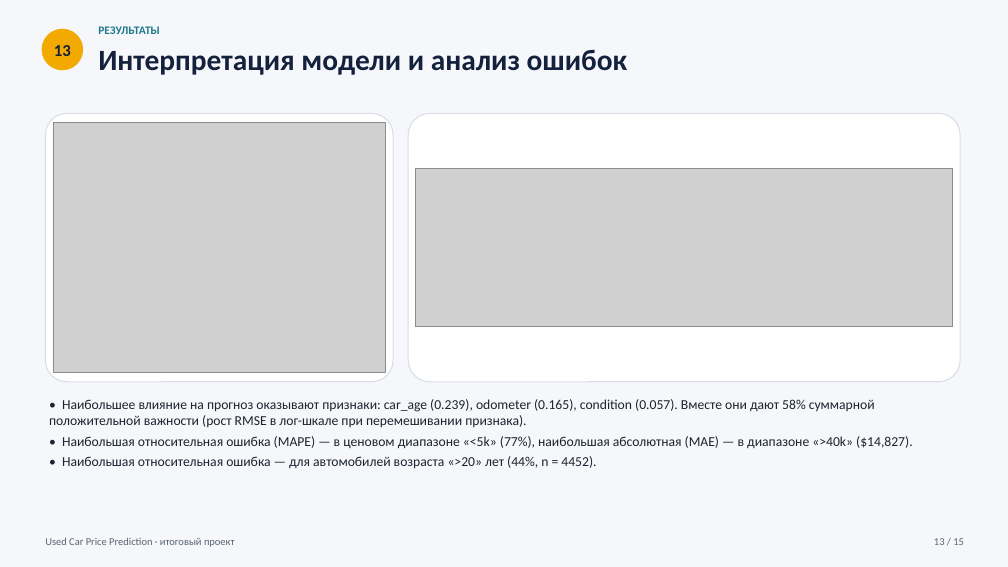
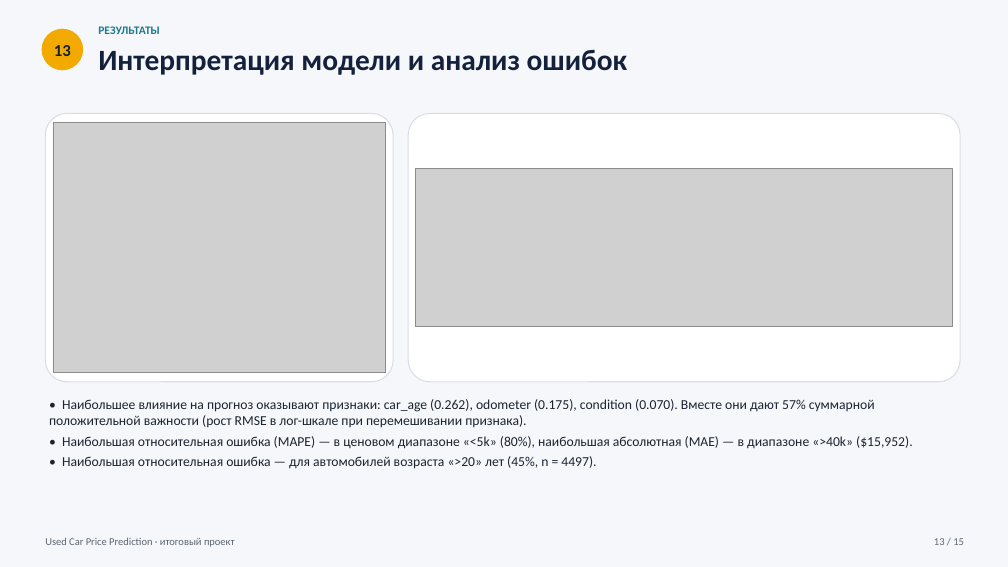
Before and after one commit to abylayy/used-car-price, a slide deck: slide 13 of presentation/Used_Car_Price_Prediction.pptx. Drawn at 1008x567 pixels with LibreOffice and Linux fonts; fonts in the diff are those of the drawing; grey boxes stand for pictures. Boxes give left, top, right and bottom in pixels: in the first picture for what was removed or moved away, otherwise in the second. Text is boxed around its words. In the diff, an @@ line names an element or a change of style, - is before the commit and + after.

```diff
--- a/presentation/Used_Car_Price_Prediction.pptx
+++ b/presentation/Used_Car_Price_Prediction.pptx
@@ text at (49,399,913,469): text changed @@
-• Наибольшее влияние на прогноз оказывают признаки: car_age (0.239), odometer (0.165), condition (0.057). Вместе они дают 58% суммарной положительной важности (рост RMSE в лог-шкале при перемешивании признака).
-• Наибольшая относительная ошибка (MAPE) — в ценовом диапазоне «<5k» (77%), наибольшая абсолютная (MAE) — в диапазоне «>40k» ($14,827).
-• Наибольшая относительная ошибка — для автомобилей возраста «>20» лет (44%, n = 4452).
+• Наибольшее влияние на прогноз оказывают признаки: car_age (0.262), odometer (0.175), condition (0.070). Вместе они дают 57% суммарной положительной важности (рост RMSE в лог-шкале при перемешивании признака).
+• Наибольшая относительная ошибка (MAPE) — в ценовом диапазоне «<5k» (80%), наибольшая абсолютная (MAE) — в диапазоне «>40k» ($15,952).
+• Наибольшая относительная ошибка — для автомобилей возраста «>20» лет (45%, n = 4497).
```
Also in this commit, not shown: 6 other slides changed, 48 other files.
